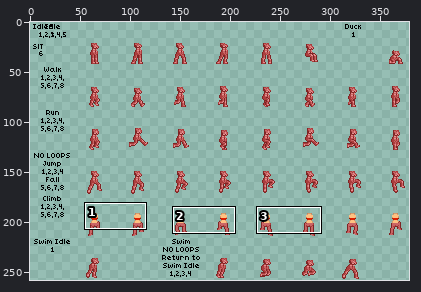
Edited in one commit: sprite sheet (humanoid/human/femalebody.png). Above: a wide view before the commit, with the close-up outlined.
Close-up. Old version:
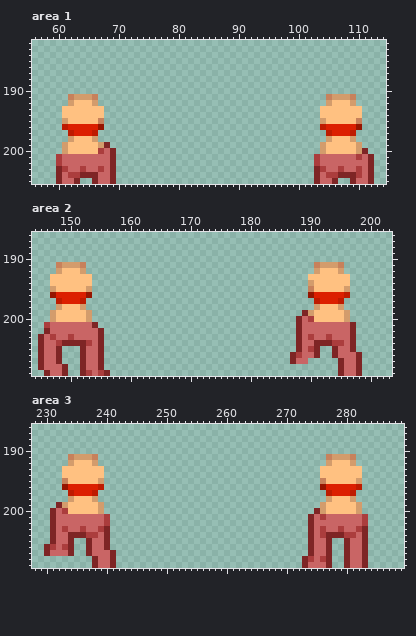
The file is 387x258 pixels. Shown: area 1: x 56..114, y 182..205; area 2: x 144..203, y 186..209; area 3: x 228..289, y 186..209. The wide view leaves out empty margins. The commit also changed other parts of the picture, which this record leaves out.
The result:
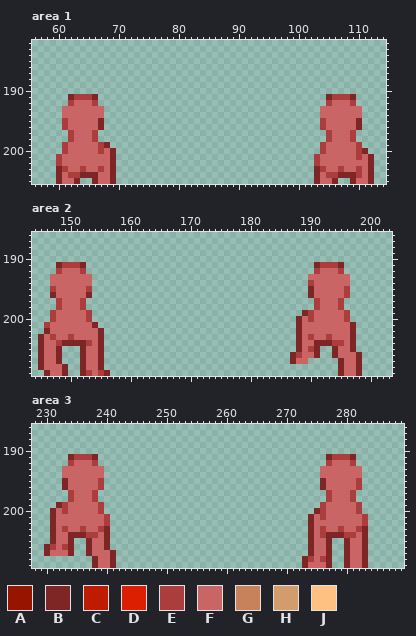
Palette (. is transparent): A #951500  B #7e2525  C #be1b00  D #dc1f00  E #ab3d3d  F #c96565  G #c7815b  H #d39c6c  J #ffc181
The exact change:
--- area 1
@@ x 56..114 @@
 190 ...........................................................
-191 ......GHHHG......................................GHHHG.....
-192 ......HJJJH......................................HJJJH.....
-193 .....JJJJJJJ....................................JJJJJJJ....
-194 .....JJJJJJJ....................................JJJJJJJ....
-195 .....HJJJJJG....................................HJJJJJG....
-196 .....CDDDDDA....................................CDDDDDA....
-197 ......CDDDC......................................CDDDC.....
-198 ......HJJJH......................................HJJJH.....
-199 .....HJJJJJHB...................................HJJJJJH....
-200 .....HJJJJJEFB..................................HJJJJJHB...
+191 ......BEEEB......................................BEEEB.....
+192 ......EFFFE......................................EFFFE.....
+193 .....FFFFFFF....................................FFFFFFF....
+194 .....FFFFFFF....................................FFFFFFF....
+195 .....EFFFFFB....................................EFFFFFB....
+196 .....EFFFFFB....................................EFFFFFB....
+197 ......EFFFE......................................EFFFE.....
+198 ......EFFFE......................................EFFFE.....
+199 .....EFFFFFEB...................................EFFFFFE....
+200 .....EFFFFFEFB..................................EFFFFFEB...
 201 ....EFFFFFFFFB.................................EFFFFFFEFB..
--- area 2
@@ x 144..203 @@
 190 ............................................................
-191 ....GHHHG......................................GHHHG........
-192 ....HJJJH......................................HJJJH........
-193 ...JJJJJJJ....................................JJJJJJJ.......
-194 ...JJJJJJJ....................................HJJJJJJ.......
-195 ...HJJJJJH....................................GJJJJJH.......
-196 ...ADDDDDA....................................ADDDDDC.......
-197 ....CDDDC......................................CDDDC........
-198 ....HJJJH......................................HJJJH........
-199 ...HJJJJJH...................................BHJJJJJH.......
-200 ...HJJJJJH..................................BFEJJJJJH.......
+191 ....BEEEB......................................BEEEB........
+192 ....EFFFE......................................EFFFE........
+193 ...FFFFFFF....................................FFFFFFF.......
+194 ...FFFFFFF....................................EFFFFFF.......
+195 ...EFFFFFE....................................BFFFFFE.......
+196 ...BFFFFFB....................................BFFFFFE.......
+197 ....EFFFE......................................EFFFE........
+198 ....EFFFE......................................EFFFE........
+199 ...EFFFFFE...................................BEFFFFFE.......
+200 ...EFFFFFE..................................BFEFFFFFE.......
 201 ..EFFFFFFFB.................................BFFFFFFFFB......
--- area 3
@@ x 228..289 @@
 190 ..............................................................
-191 ......GHHHG......................................GHHHG........
-192 ......HJJJH......................................HJJJH........
-193 .....JJJJJJJ....................................JJJJJJJ.......
-194 .....JJJJJJJ....................................JJJJJJJ.......
-195 .....GJJJJJH....................................GJJJJJH.......
-196 .....ADDDDDC....................................ADDDDDC.......
-197 ......CDDDC......................................CDDDC........
-198 ......HJJJH......................................HJJJH........
-199 ....BHJJJJJH....................................HJJJJJH.......
-200 ...BFEJJJJJH...................................BHJJJJJH.......
+191 ......BEEEB......................................BEEEB........
+192 ......EFFFE......................................EFFFE........
+193 .....FFFFFFF....................................FFFFFFF.......
+194 .....FFFFFFF....................................FFFFFFF.......
+195 .....BFFFFFE....................................BFFFFFE.......
+196 .....BFFFFFE....................................BFFFFFE.......
+197 ......EFFFE......................................EFFFE........
+198 ......EFFFE......................................EFFFE........
+199 ....BEFFFFFE....................................EFFFFFE.......
+200 ...BFEFFFFFE...................................BEFFFFFE.......
 201 ...BFFFFFFFFE.................................BFEFFFFFFE......
Pixel boxes of the changes (left, top, right, bottom) in both close-ups:
changed: (62, 94, 104, 154)
changed: (320, 94, 362, 154)
changed: (50, 262, 92, 322)
changed: (308, 262, 350, 322)
changed: (62, 454, 104, 514)
changed: (320, 454, 362, 514)
